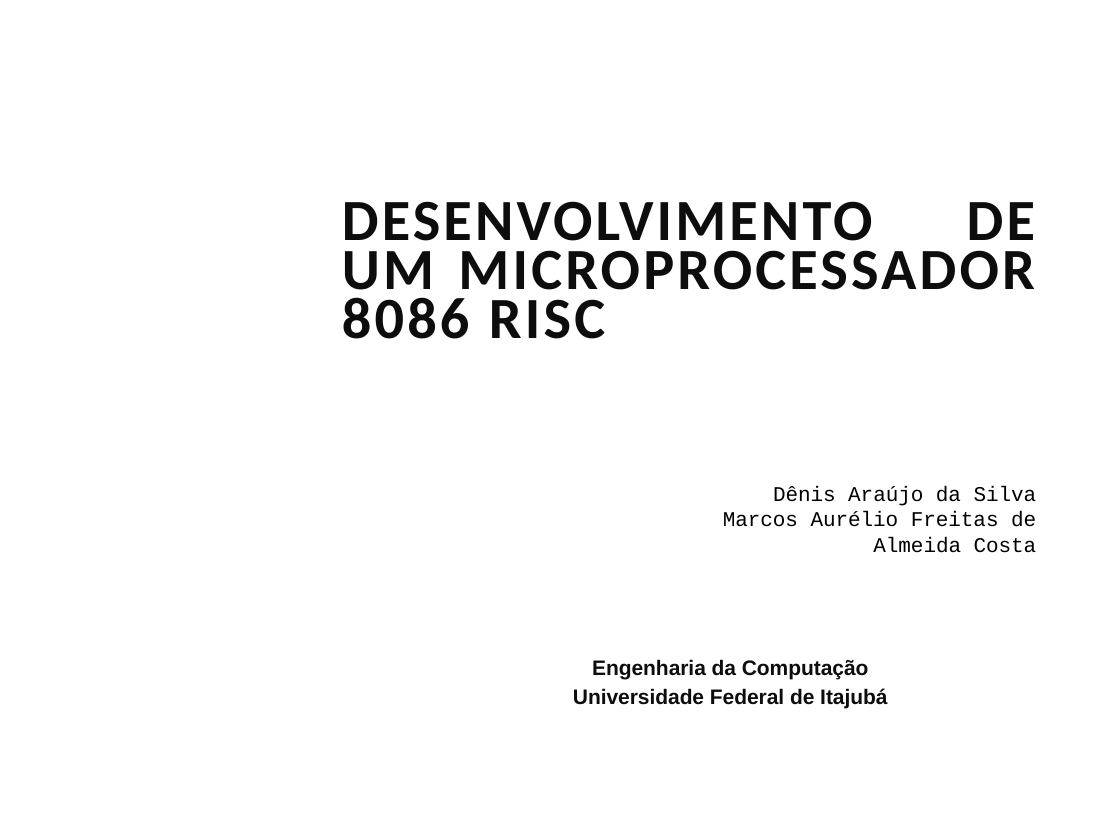
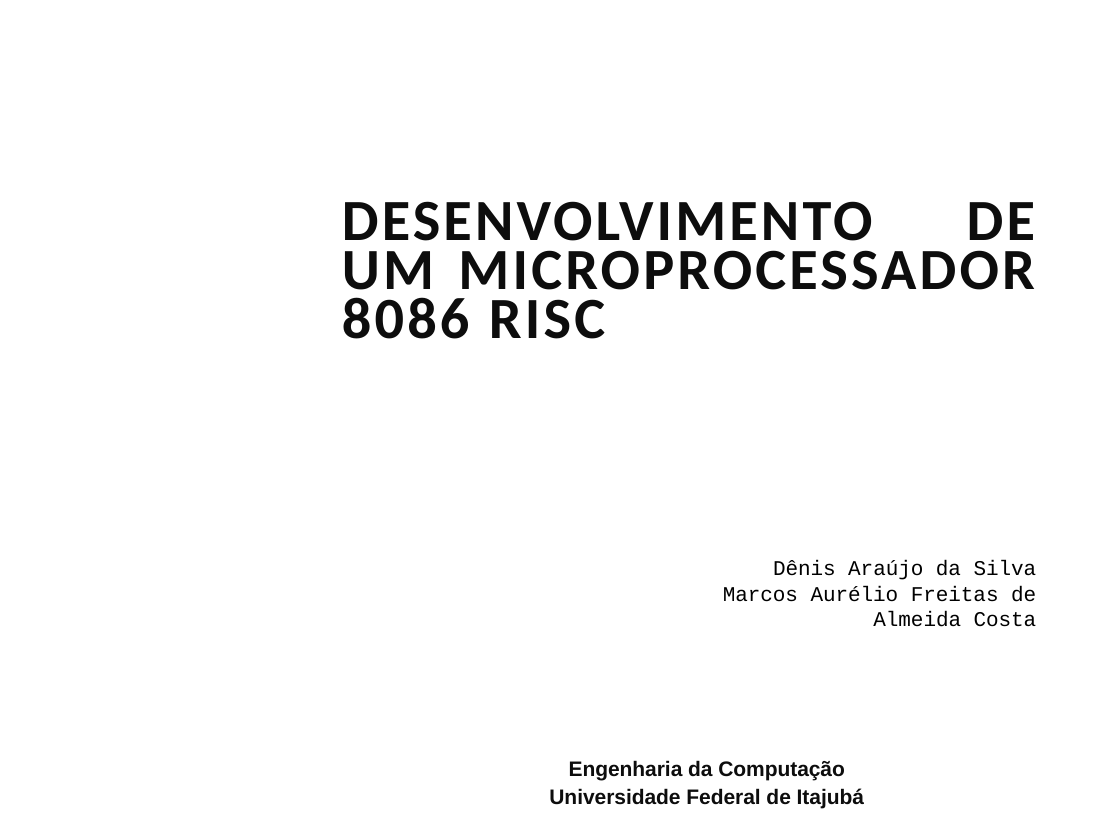
Before and after one commit to macaufreitas/micro-risc, a slide deck: slide 1 of Apresentacao/Apresentacao.pptx. Drawn at 1120x840 pixels with LibreOffice and Linux fonts; fonts in the diff are those of the drawing; background and template pictures are left out. Boxes give left, top, right and bottom in pixels: in the first picture for what was removed or moved away, otherwise in the second. Text is boxed around its words. In the diff, an @@ line names an element or a change of style, - is before the commit and + after.

```diff
--- a/Apresentacao/Apresentacao.pptx
+++ b/Apresentacao/Apresentacao.pptx
@@ text "Dênis Araújo da Silva": place and size @@
-text "Dênis Araújo da Silva" at [723, 486, 1037, 553]
+text "Dênis Araújo da Silva" at [723, 560, 1037, 627]
@@ text "Engenharia da Computação": place and size @@
-text "Engenharia da Computação" at [573, 659, 887, 708]
+text "Engenharia da Computação" at [549, 760, 864, 809]
```
Also in this commit, not shown: 25 other slides changed.
